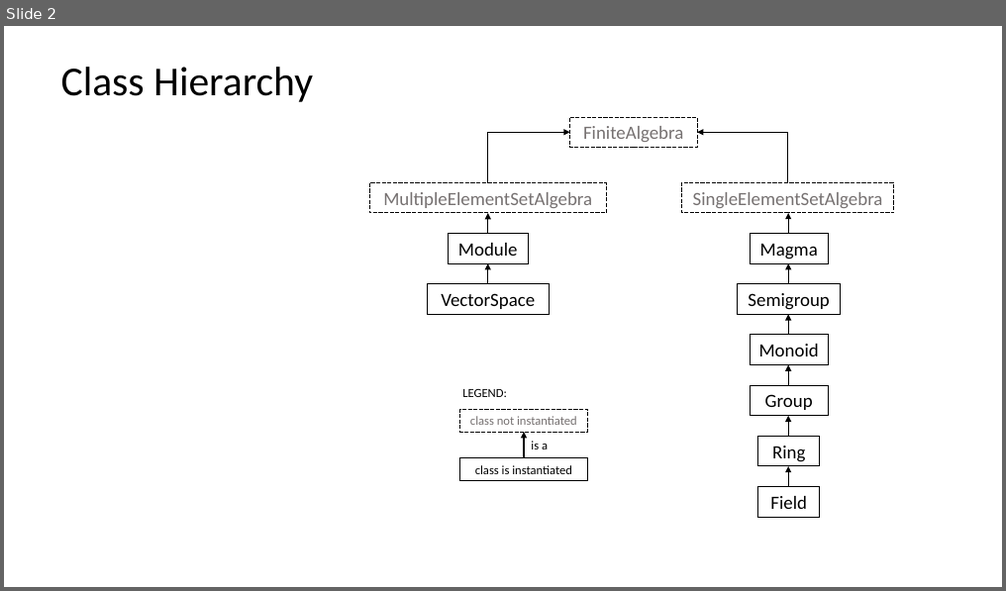
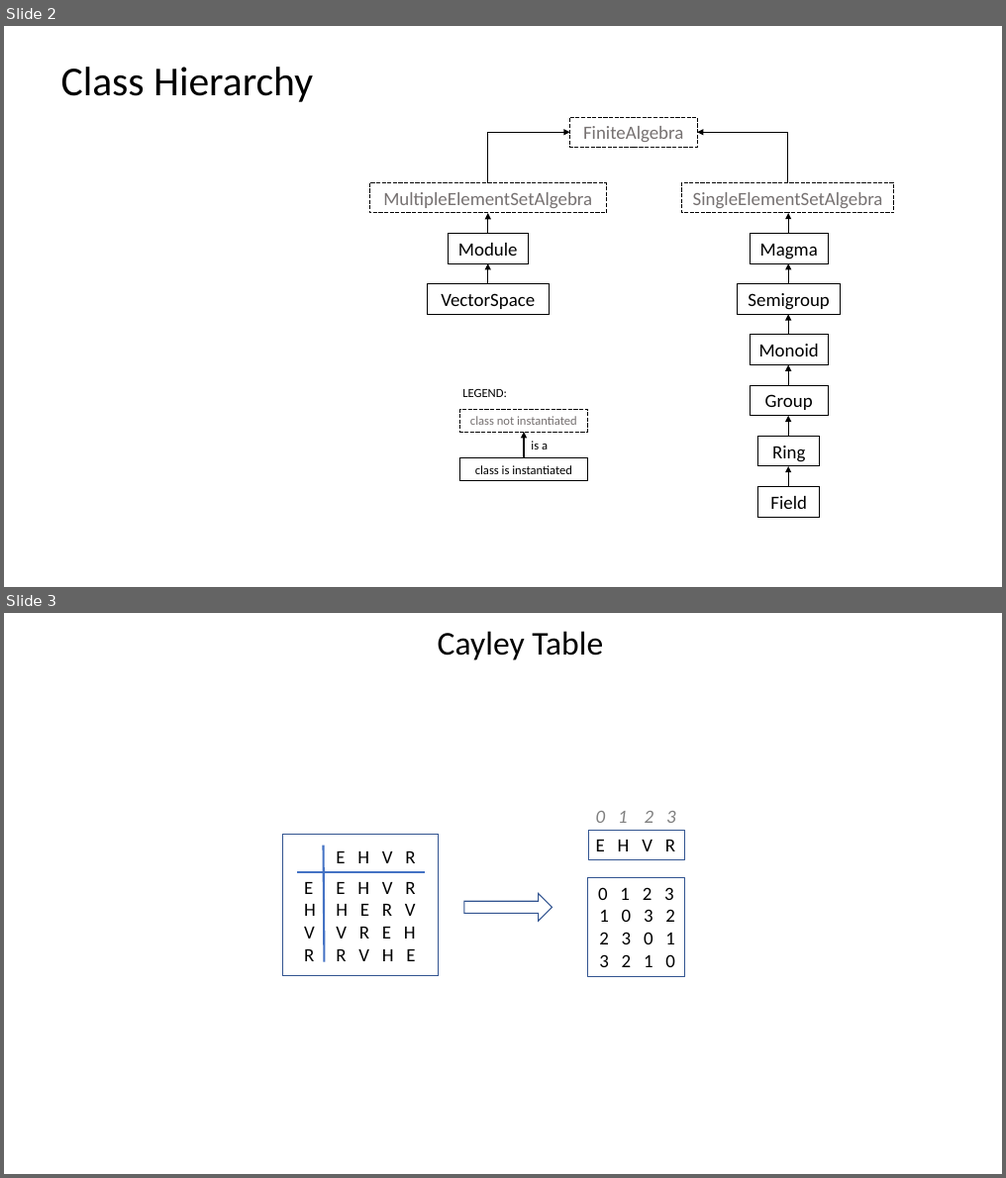
Before and after one commit to alreich/abstract_algebra, a slide deck: misc/group_representation.pptx. Shown one above the other, each under a label of ours: slide 2 before the commit, slides 2 and 3 after it. The pictures are 1006x591 and 1006x1178 pixels, drawn with LibreOffice and Linux fonts; fonts in the diff are those of the drawing. Boxes give left, top, right and bottom in pixels: in the first picture for what was removed or moved away, otherwise in the second. Text is boxed around its words. In the diff, an @@ line names an element or a change of style, - is before the commit and + after.

```diff
--- a/misc/group_representation.pptx
+++ b/misc/group_representation.pptx
@@ slide 3 added at bbox=[4, 613, 1002, 1174], background #FFFFFF @@
@@ text added at bbox=[438, 631, 603, 661], 32 pt, text #000000 @@
+Cayley Table
@@ group added at bbox=[283, 811, 684, 976]: 4 texts, 3 rectangles, 2 lines, 1 right arrow @@
+0 1 2 3
+1 0 3 2
+2 3 0 1
+3 2 1 0
+E H V R
+E H V R
+H E R V
+V R E H
+R V H E
+E H V R
+E
+H
+V
+R
+0 1 2 3
```
Also in this commit, not shown: 1 other file.
